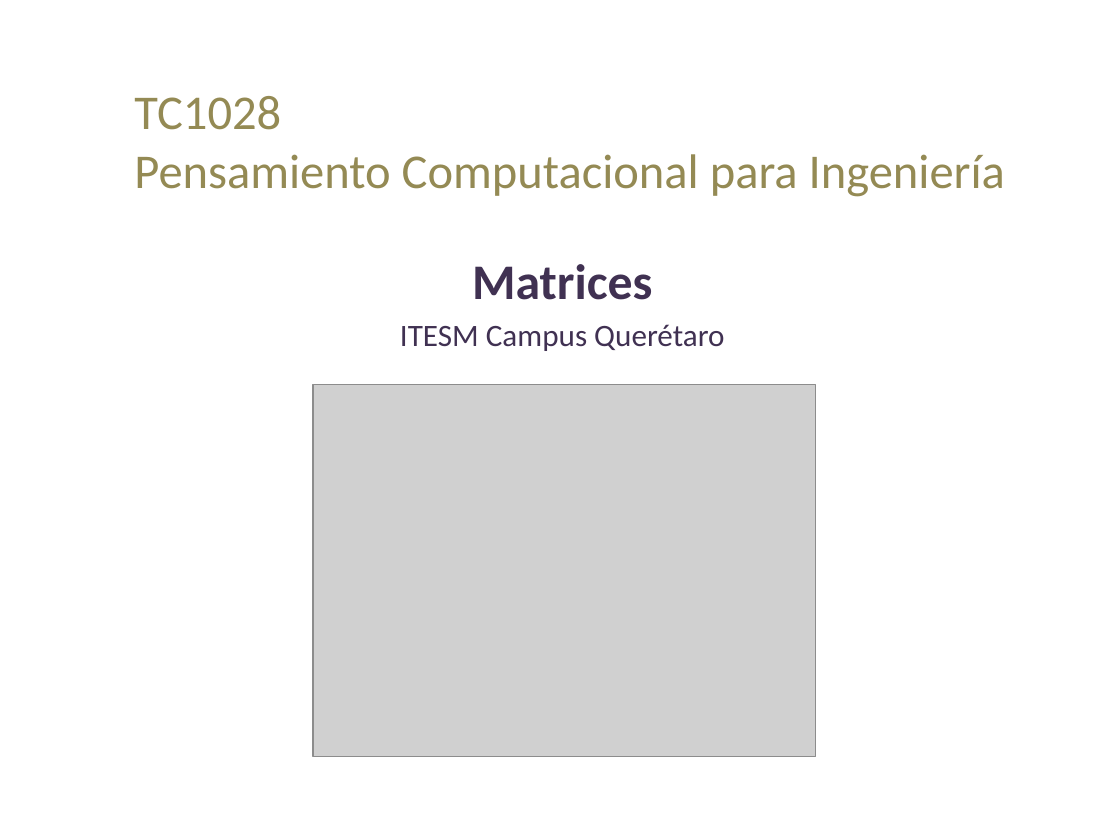
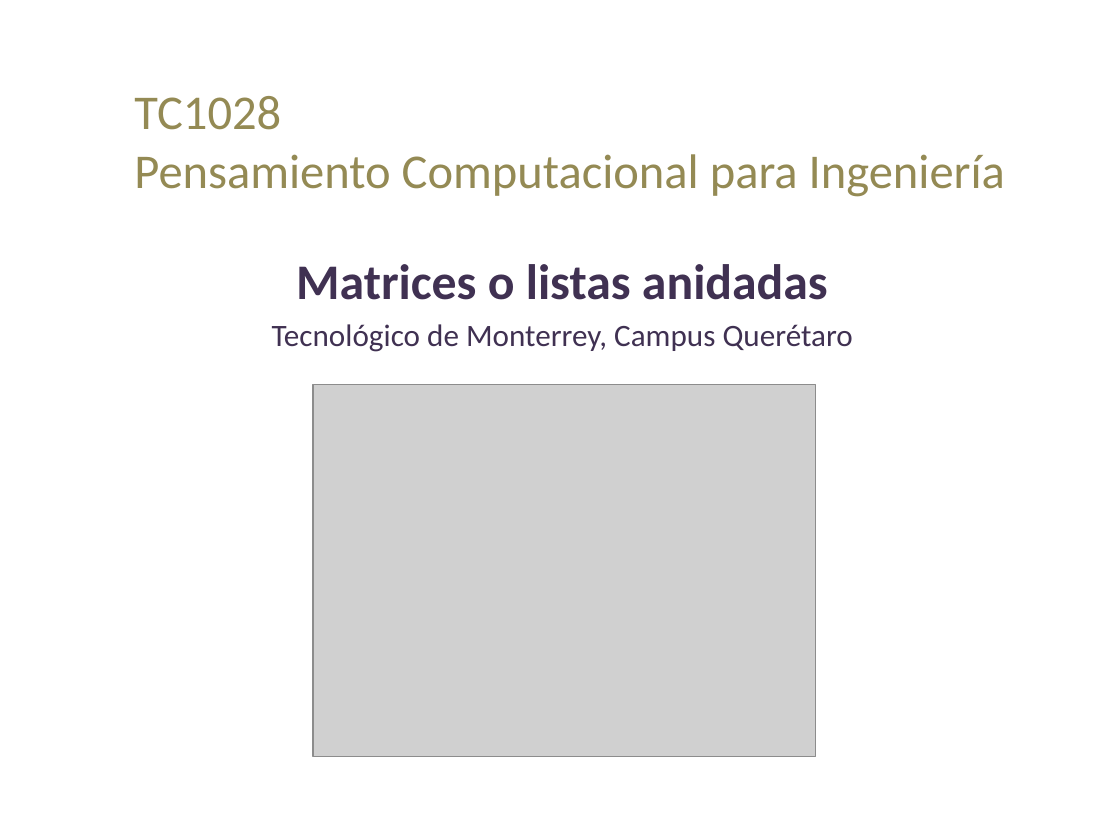
Before and after one commit to lizetheP/PensamientoC, a slide deck: slide 1 of calendario/documentos/8_Matrices.pptx. Drawn at 1120x840 pixels with LibreOffice and Linux fonts; fonts in the diff are those of the drawing; grey boxes stand for pictures. Boxes give left, top, right and bottom in pixels: in the first picture for what was removed or moved away, otherwise in the second. Text is boxed around its words. In the diff, an @@ line names an element or a change of style, - is before the commit and + after.

```diff
--- a/calendario/documentos/8_Matrices.pptx
+++ b/calendario/documentos/8_Matrices.pptx
@@ subtitle at (272, 264, 853, 352): text changed @@
-Matrices
-ITESM Campus Querétaro
+Matrices o listas anidadas
+Tecnológico de Monterrey, Campus Querétaro
```
Also in this commit, not shown: 7 other slides changed, 10 other files.
